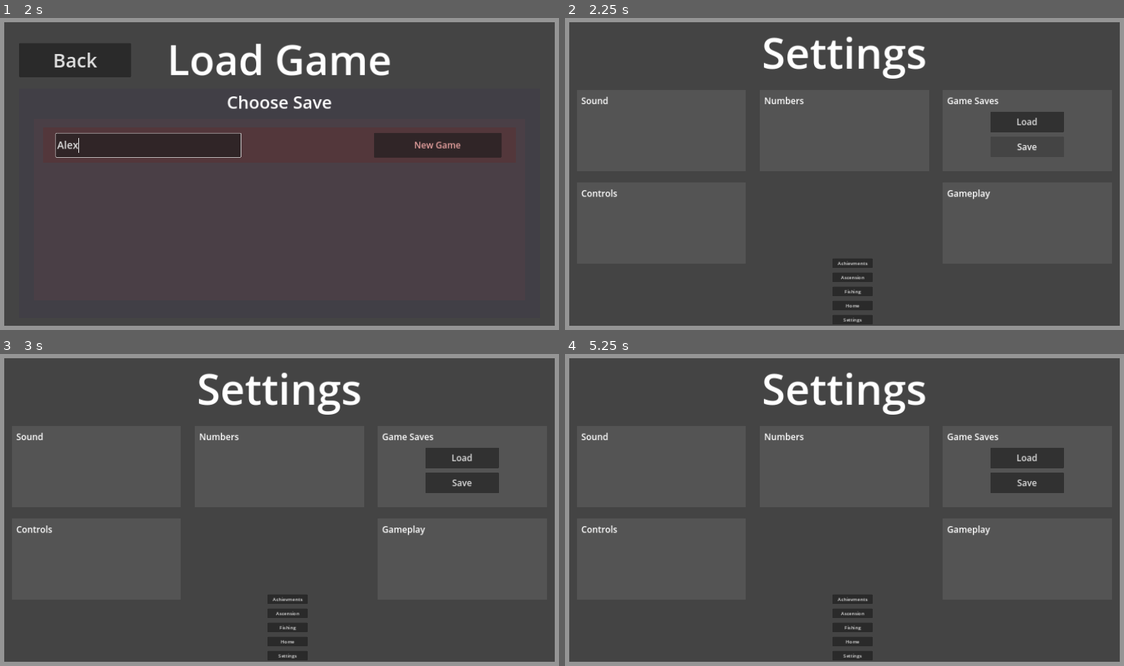
Above: before the commit, frames 1-4 (two rows, left to right).
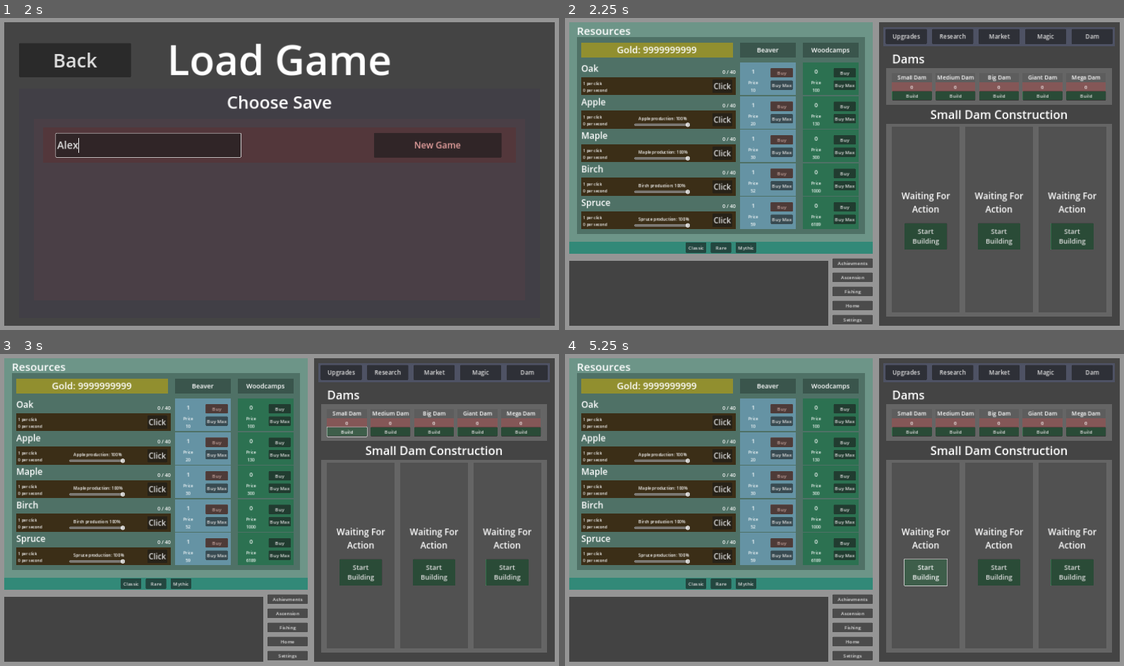
Above: after the commit, the same moments.

Repository: mdbernhards/BeaverIncremental
Game: Godot game, scene res://Scenes/game.tscn
The game is run twice, just before and just after one commit, with the same random seed, the same clock (stepped at 60 frames per second) and the same inputs.
Inputs (mouse positions are in pixels of both pictures, inside the frame that each line leads up to):
- Up to frame 1 (2 s): click "PLAY" at 0.5 s; click (150, 145) at 1.27 s; type "Alex" at 1.35 s
- Up to frame 2 (2.25 s): click "New Game" at 2 s
- Up to frame 3 (3 s): click "Build" at 2.75 s
- Up to frame 4 (5.25 s): click "Classic" at 3.5 s; click "Classic" at 4.25 s; click "Start Building" at 5 s

Frame 1 is identical in both runs. In frame 2, 53% of the frame differs, in the area x 0-99%, y 1-99%; in frame 3, 54%; in frame 4, 54%.

Commit message:
Dams
Improvements to dam section
wood count rounding error fix

Diff:
--- /dev/null
+++ b/Scenes/GameMainScreenScenes/GameScenes/DamSection/dam_construction.gd
@@ -0,0 +1,38 @@
+extends VBoxContainer
+
+# Nodes
+var ConstructionLabel
+
+@export var DamType : DamEnum:
+	set(value):
+		setupNodePaths()
+		DamType = value
+
+		match value:
+			DamEnum.SmallDam:
+				ConstructionLabel.text = "Small Dam Construction"
+			DamEnum.MediumDam:
+				ConstructionLabel.text = "Medium Dam Construction"
+			DamEnum.BigDam:
+				ConstructionLabel.text = "Big Dam Construction"
+			DamEnum.GiantDam:
+				ConstructionLabel.text = "Giant Dam Construction"
+			DamEnum.MegaDam:
+				ConstructionLabel.text = "Mega Dam Construction"
+
+enum DamEnum {
+	SmallDam,
+	MediumDam,
+	BigDam,
+	GiantDam,
+	MegaDam,
+}
+
+func _ready() -> void:
+	setupNodePaths()
+
+func _process(delta: float) -> void:
+	pass
+
+func setupNodePaths():
+	ConstructionLabel = $ConstructionLabel
--- /dev/null
+++ b/Scenes/GameMainScreenScenes/GameScenes/DamSection/dam_construction.tscn
@@ -0,0 +1,43 @@
+[gd_scene load_steps=3 format=3 uid="uid://b3hoyangpmgmy"]
+
+[ext_resource type="Script" path="res://Scenes/GameMainScreenScenes/GameScenes/DamSection/dam_construction.gd" id="1_3mei0"]
+[ext_resource type="PackedScene" uid="uid://kvlpuirjyaao" path="res://Scenes/GameMainScreenScenes/GameScenes/DamSection/construction_item.tscn" id="1_qe463"]
+
+[node name="DamConstruction" type="VBoxContainer"]
+size_flags_vertical = 3
+script = ExtResource("1_3mei0")
+
+[node name="ConstructionLabel" type="Label" parent="."]
+layout_mode = 2
+theme_override_font_sizes/font_size = 40
+text = "Small Dam Construction"
+horizontal_alignment = 1
+
+[node name="MC2" type="MarginContainer" parent="."]
+layout_mode = 2
+size_flags_horizontal = 3
+size_flags_vertical = 3
+
+[node name="ColorRect" type="ColorRect" parent="MC2"]
+layout_mode = 2
+color = Color(0.396078, 0.396078, 0.396078, 1)
+
+[node name="MC" type="MarginContainer" parent="MC2"]
+layout_mode = 2
+theme_override_constants/margin_left = 15
+theme_override_constants/margin_top = 5
+theme_override_constants/margin_right = 15
+theme_override_constants/margin_bottom = 5
+
+[node name="ConstructionHBox" type="HBoxContainer" parent="MC2/MC"]
+layout_mode = 2
+theme_override_constants/separation = 9
+
+[node name="ConstructionItem1" parent="MC2/MC/ConstructionHBox" instance=ExtResource("1_qe463")]
+layout_mode = 2
+
+[node name="ConstructionItem2" parent="MC2/MC/ConstructionHBox" instance=ExtResource("1_qe463")]
+layout_mode = 2
+
+[node name="ConstructionItem3" parent="MC2/MC/ConstructionHBox" instance=ExtResource("1_qe463")]
+layout_mode = 2
--- a/Scenes/GameMainScreenScenes/GameScenes/DamSection/dam_item.gd
+++ b/Scenes/GameMainScreenScenes/GameScenes/DamSection/dam_item.gd
@@ -3,6 +3,36 @@
 # Nodes
 var DamNameLabel
 var DamCountLabel
+
+@export var DamType : DamEnum:
+	set(value):
+		setupNodePaths()
+		DamType = value
+
+		match value:
+			DamEnum.SmallDam:
+				DamNameLabel.text = "Small Dam"
+				DamCountLabel.text = str(0)
+			DamEnum.MediumDam:
+				DamNameLabel.text = "Medium Dam"
+				DamCountLabel.text = str(0)
+			DamEnum.BigDam:
+				DamNameLabel.text = "Big Dam"
+				DamCountLabel.text = str(0)
+			DamEnum.GiantDam:
+				DamNameLabel.text = "Giant Dam"
+				DamCountLabel.text = str(0)
+			DamEnum.MegaDam:
+				DamNameLabel.text = "Mega Dam"
+				DamCountLabel.text = str(0)
+
+enum DamEnum {
+	SmallDam,
+	MediumDam,
+	BigDam,
+	GiantDam,
+	MegaDam,
+}
 
 func _ready() -> void:
 	setupNodePaths()
@@ -15,4 +45,4 @@
 	DamCountLabel = $ColorRect/VBox/ColorRect/DamCountLabel
 
 func _on_build_button_button_down() -> void:
-	pass # Replace with function body.
+	get_tree().get_first_node_in_group("DamSection").showConstructionPage(DamType)
--- a/Scenes/GameMainScreenScenes/GameScenes/ResourceScreen/BarItem.gd
+++ b/Scenes/GameMainScreenScenes/GameScenes/ResourceScreen/BarItem.gd
@@ -50,7 +50,6 @@
 
 func updateBarValues(woodType = WoodType):
 	WoodType = woodType
-
 	PerClickLabel.text = str(roundi(Values.ResourceValues[WoodType]["PerClick"])) + " per click"
 	PerSecondLabel.text = str(roundi(Values.ResourceValues[WoodType]["RealPerSecondIncrease"] - Values.ResourceValues[WoodType]["RealPerSecondLoss"])) + " per second"
 	StorageLabel.text = str(roundi(SaveData.Resources[WoodType]["Count"])) + " / " + str(roundi(Values.ResourceValues[WoodType]["Storage"]))
--- a/Scenes/GameMainScreenScenes/GameScenes/ResourceTicks.gd
+++ b/Scenes/GameMainScreenScenes/GameScenes/ResourceTicks.gd
@@ -74,7 +74,7 @@
 			Values.ResourceValues[woodType]["RealPerSecondLoss"] = 0
 			Values.ResourceValues[woodType]["RealPerSecondIncrease"] = 0
 
-		SaveData.Resources[woodType]["Count"] = clampi(SaveData.Resources[woodType]["Count"], 0, Values.ResourceValues[woodType]["Storage"])
+		SaveData.Resources[woodType]["Count"] = clampf(SaveData.Resources[woodType]["Count"], 0, Values.ResourceValues[woodType]["Storage"])
 
 func UpdateAllBarValues():
 	var BarItems = get_tree().get_nodes_in_group("BarItem")
--- /dev/null
+++ b/Scenes/GameMainScreenScenes/GameScenes/dam_section.gd
@@ -0,0 +1,52 @@
+extends MarginContainer
+
+# Nodes
+var SmallDamConstruction
+var MediumDamConstruction
+var BigDamConstruction
+var GiantDamConstruction
+var MegaDamConstruction
+
+enum DamEnum {
+	SmallDam,
+	MediumDam,
+	BigDam,
+	GiantDam,
+	MegaDam,
+}
+
+func _ready() -> void:
+	setupNodePaths()
+	showConstructionPage(DamEnum.SmallDam)
+
+func _process(delta: float) -> void:
+	pass
+
+func showConstructionPage(damType):
+	hideAllConstruction()
+
+	match damType:
+		DamEnum.SmallDam:
+			SmallDamConstruction.visible = true
+		DamEnum.MediumDam:
+			MediumDamConstruction.visible = true
+		DamEnum.BigDam:
+			BigDamConstruction.visible = true
+		DamEnum.GiantDam:
+			GiantDamConstruction.visible = true
+		DamEnum.MegaDam:
+			MegaDamConstruction.visible = true
+
+func hideAllConstruction():
+	SmallDamConstruction.visible = false
+	MediumDamConstruction.visible = false
+	BigDamConstruction.visible = false
+	GiantDamConstruction.visible = false
+	MegaDamConstruction.visible = false
+
+func setupNodePaths():
+	SmallDamConstruction = $VBox/DamsHBox/SmallDamConstruction
+	MediumDamConstruction = $VBox/DamsHBox/MediumDamConstruction
+	BigDamConstruction = $VBox/DamsHBox/BigDamConstruction
+	GiantDamConstruction = $VBox/DamsHBox/GiantDamConstruction
+	MegaDamConstruction = $VBox/DamsHBox/MegaDamConstruction
--- a/Scenes/GameMainScreenScenes/GameScenes/dam_section.tscn
+++ b/Scenes/GameMainScreenScenes/GameScenes/dam_section.tscn
@@ -1,9 +1,10 @@
-[gd_scene load_steps=3 format=3 uid="uid://dgw2ln358unw8"]
+[gd_scene load_steps=4 format=3 uid="uid://dgw2ln358unw8"]
 
 [ext_resource type="PackedScene" uid="uid://bx5u484amvy3c" path="res://Scenes/GameMainScreenScenes/GameScenes/DamSection/dam_item.tscn" id="1_2fc4b"]
-[ext_resource type="PackedScene" uid="uid://kvlpuirjyaao" path="res://Scenes/GameMainScreenScenes/GameScenes/DamSection/construction_item.tscn" id="2_5c1rf"]
+[ext_resource type="Script" path="res://Scenes/GameMainScreenScenes/GameScenes/dam_section.gd" id="1_7ykd3"]
+[ext_resource type="PackedScene" uid="uid://b3hoyangpmgmy" path="res://Scenes/GameMainScreenScenes/GameScenes/DamSection/dam_construction.tscn" id="2_o4jpu"]
 
-[node name="DamSection" type="MarginContainer"]
+[node name="DamSection" type="MarginContainer" groups=["DamSection"]]
 custom_minimum_size = Vector2(798, 926)
 offset_right = 798.0
 offset_bottom = 926.0
@@ -11,6 +12,7 @@
 theme_override_constants/margin_top = 5
 theme_override_constants/margin_right = 15
 theme_override_constants/margin_bottom = 15
+script = ExtResource("1_7ykd3")
 
 [node name="VBox" type="VBoxContainer" parent="."]
 layout_mode = 2
@@ -51,51 +53,39 @@
 
 [node name="DamItem2" parent="VBox/DamsHBox/DamSelection/MC/DamSelectionVBox" instance=ExtResource("1_2fc4b")]
 layout_mode = 2
+DamType = 1
 
 [node name="DamItem3" parent="VBox/DamsHBox/DamSelection/MC/DamSelectionVBox" instance=ExtResource("1_2fc4b")]
 layout_mode = 2
+DamType = 2
 
 [node name="DamItem4" parent="VBox/DamsHBox/DamSelection/MC/DamSelectionVBox" instance=ExtResource("1_2fc4b")]
 layout_mode = 2
+DamType = 3
 
 [node name="DamItem5" parent="VBox/DamsHBox/DamSelection/MC/DamSelectionVBox" instance=ExtResource("1_2fc4b")]
 layout_mode = 2
+DamType = 4
 
-[node name="DamConstruction" type="VBoxContainer" parent="VBox/DamsHBox"]
-layout_mode = 2
-size_flags_vertical = 3
-
-[node name="ConstructionLabel" type="Label" parent="VBox/DamsHBox/DamConstruction"]
-layout_mode = 2
-theme_override_font_sizes/font_size = 40
-text = "Small Dam Construction"
-horizontal_alignment = 1
-
-[node name="MC2" type="MarginContainer" parent="VBox/DamsHBox/DamConstruction"]
-layout_mode = 2
-size_flags_horizontal = 3
-size_flags_vertical = 3
-
-[node name="ColorRect" type="ColorRect" parent="VBox/DamsHBox/DamConstruction/MC2"]
-layout_mode = 2
-color = Color(0.396078, 0.396078, 0.396078, 1)
-
-[node name="MC" type="MarginContainer" parent="VBox/DamsHBox/DamConstruction/MC2"]
-layout_mode = 2
-theme_override_constants/margin_left = 15
-theme_override_constants/margin_top = 5
-theme_override_constants/margin_right = 15
-theme_override_constants/margin_bottom = 5
-
-[node name="ConstructionHBox" type="HBoxContainer" parent="VBox/DamsHBox/DamConstruction/MC2/MC"]
-layout_mode = 2
-theme_override_constants/separation = 9
-
-[node name="ConstructionItem1" parent="VBox/DamsHBox/DamConstruction/MC2/MC/ConstructionHBox" instance=ExtResource("2_5c1rf")]
+[node name="SmallDamConstruction" parent="VBox/DamsHBox" instance=ExtResource("2_o4jpu")]
 layout_mode = 2
 
-[node name="ConstructionItem2" parent="VBox/DamsHBox/DamConstruction/MC2/MC/ConstructionHBox" instance=ExtResource("2_5c1rf")]
+[node name="MediumDamConstruction" parent="VBox/DamsHBox" instance=ExtResource("2_o4jpu")]
+visible = false
 layout_mode = 2
+DamType = 1
 
-[node name="ConstructionItem3" parent="VBox/DamsHBox/DamConstruction/MC2/MC/ConstructionHBox" instance=ExtResource("2_5c1rf")]
+[node name="BigDamConstruction" parent="VBox/DamsHBox" instance=ExtResource("2_o4jpu")]
+visible = false
 layout_mode = 2
+DamType = 2
+
+[node name="GiantDamConstruction" parent="VBox/DamsHBox" instance=ExtResource("2_o4jpu")]
+visible = false
+layout_mode = 2
+DamType = 3
+
+[node name="MegaDamConstruction" parent="VBox/DamsHBox" instance=ExtResource("2_o4jpu")]
+visible = false
+layout_mode = 2
+DamType = 4
--- a/Scenes/game_main_screen.tscn
+++ b/Scenes/game_main_screen.tscn
@@ -81,7 +81,6 @@
 mouse_filter = 1
 
 [node name="GameScreen" parent="Gameplay" instance=ExtResource("1_8477q")]
-visible = false
 layout_mode = 1
 mouse_filter = 1
 
@@ -100,6 +99,7 @@
 mouse_filter = 1
 
 [node name="SettingsScreen" parent="." instance=ExtResource("5_tqmh8")]
+visible = false
 layout_mode = 1
 
 [node name="BackgroundButtons" type="Control" parent="."]
